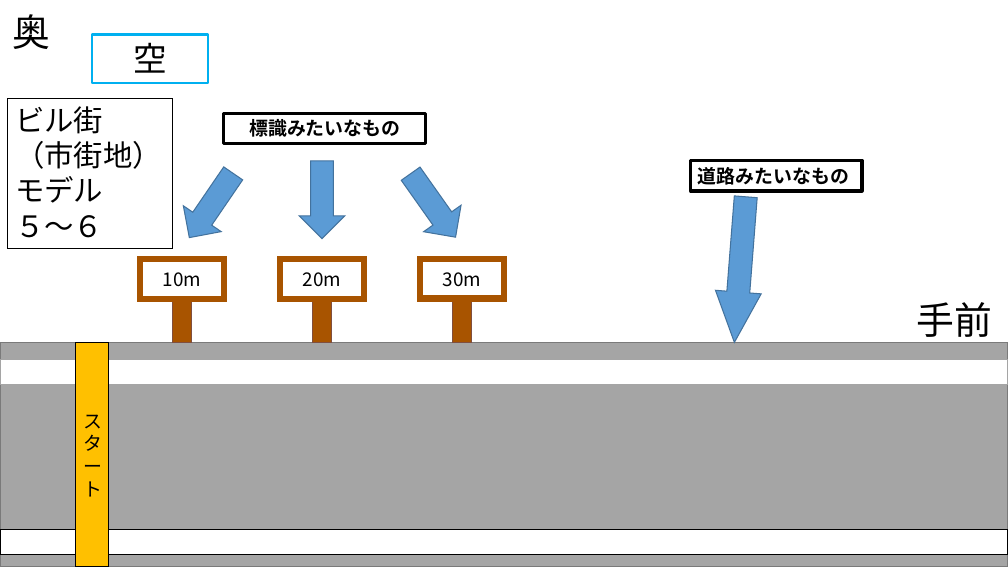
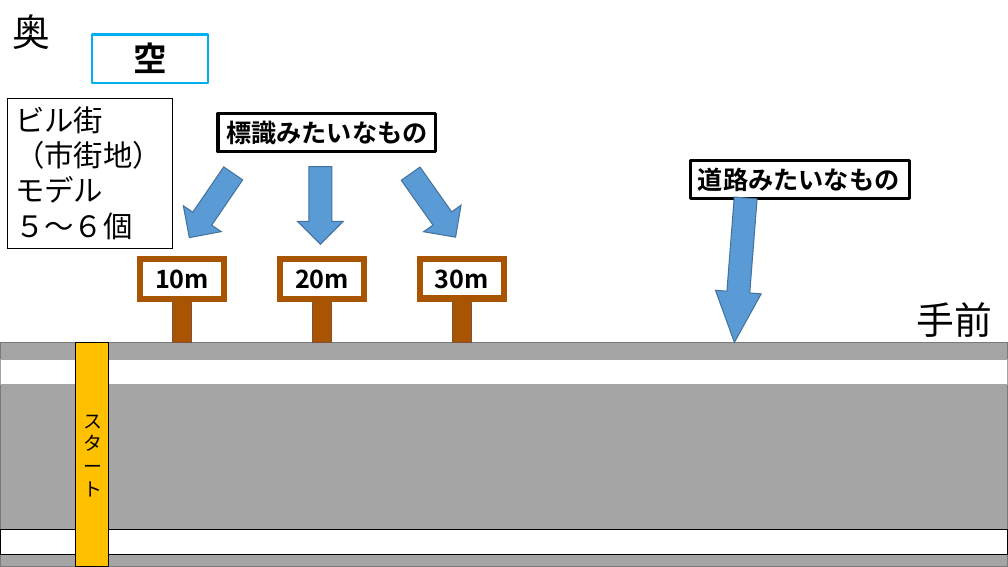
Before and after one commit to MizukiKato0416/sotsugyou_time_kato, a slide deck: slide 4 of 企画書/企画書３.pptx (slide 3 before the commit). Drawn at 1008x567 pixels with LibreOffice and Linux fonts; fonts in the diff are those of the drawing. Boxes give left, top, right and bottom in pixels: in the first picture for what was removed or moved away, otherwise in the second. Text is boxed around its words. In the diff, an @@ line names an element or a change of style, - is before the commit and + after.

```diff
--- a/企画書/企画書３.pptx
+++ b/企画書/企画書３.pptx
@@ rectangle "空" at (92, 35, 208, 83): bold on @@
@@ rectangle "標識みたいなもの": place and size @@
-rectangle "標識みたいなもの" at (224, 113, 426, 144)
+rectangle "標識みたいなもの" at (218, 113, 436, 151)
@@ rectangle "標識みたいなもの" at (218, 113, 436, 151): size 18 to 24 pt @@
@@ down arrow: place and size @@
-down arrow at (299, 161, 346, 239)
+down arrow at (298, 166, 344, 244)
@@ rectangle "道路みたいなもの" at (690, 160, 909, 198): size 18 to 24 pt @@
@@ rectangle "道路みたいなもの": place and size @@
-rectangle "道路みたいなもの" at (690, 160, 862, 191)
+rectangle "道路みたいなもの" at (690, 160, 909, 198)
@@ text in rectangle at (15, 212, 132, 240): text changed @@
-５～６
+５～６個
@@ size 18 to 24 pt, bold on in 3 elements at (141, 259, 225, 299), (281, 259, 364, 299), (420, 259, 504, 299) @@
```
Also in this commit, not shown: 1 other slide changed, 4 slides added, 11 other files.
